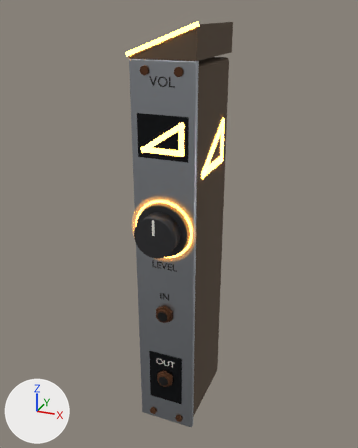
An edit to the Blender file assets-src/blender/modules/volume.blend, drawn before and after from the same camera.
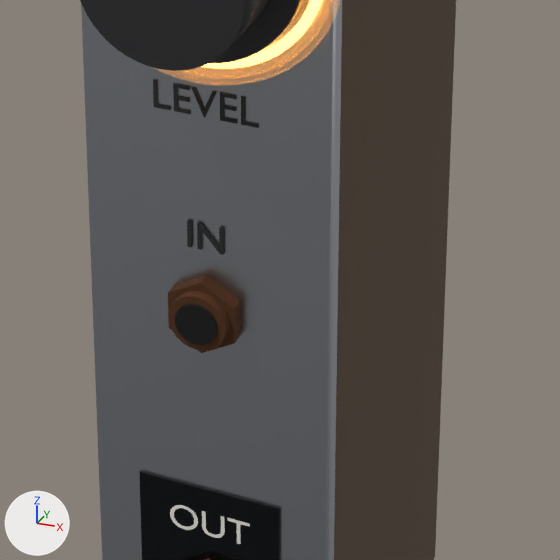
Each version is shown whole from a 50 mm camera at (0.585, -1.463, 1.409) aimed at (-0.007, -0.029, 0.741), then close up on the part from 33% to 69% of the width and 54% to 83% of the height. Arrows for +X, +Y and +Z are at lower left; the lights stay in place. The older version's two pictures come first.

Objects in the first close-up: 'Volume_Body', 'Volume_Bushing_in', 'Volume_Faceplate', 'Volume_GainLabel', 'Volume_Hole_in', 'Volume_InLabel', 'Volume_KnobCap', 'Volume_KnobSkirt', 'Volume_LevelRingHaloOuter', 'Volume_Nut_in', 'Volume_OutputPatch' and 1 more.
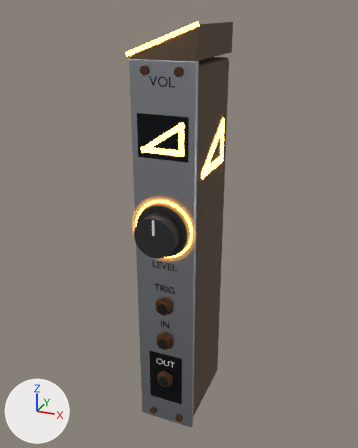
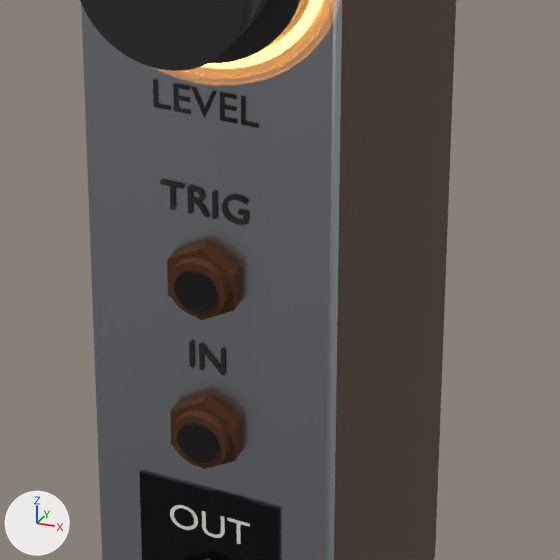
Boxes [x1, y1, x2, y2] around the edits, measured in the close-ups (560 x 560 px):
'Volume_Nut_in', moved
    before: [168, 275, 240, 353]
    after: [170, 394, 241, 469]
'Volume_Bushing_in', moved
    before: [168, 291, 229, 351]
    after: [171, 410, 231, 468]
'Volume_Hole_in', moved
    before: [175, 304, 218, 345]
    after: [177, 423, 219, 463]
'Volume_Nut_trig', added (brown)
    after: [167, 241, 240, 320]
'Volume_Bushing_trig', added (brown)
    after: [168, 257, 229, 318]
'Volume_Hole_trig', added (black)
    after: [174, 270, 217, 312]
'Volume_TrigLabel', added (black)
    after: [160, 180, 248, 225]
'Volume_InLabel', moved
    before: [187, 220, 224, 255]
    after: [189, 342, 225, 376]

What the commit changed:
Mesh me_volume_triglabeltext is new.
It has 832 vertices, 612 faces and spans x -0.0368..0.0351, y -0.0105..0.0133, z -0.0006..0.0006.
It uses material mat_volume_silkscreen (black #212121).
Object 'Volume_Nut_in' (ob_volume_nut_in) moves from (0.0, -0.176, 0.47) to (0.0, -0.176, 0.36).
Object 'Volume_Bushing_in' (ob_volume_bushing_in) moves from (0.0, -0.18, 0.47) to (0.0, -0.18, 0.36).
Object 'Volume_Hole_in' (ob_volume_hole_in) moves from (0.0, -0.181, 0.47) to (0.0, -0.181, 0.36).
Object 'Volume_InLabel' (ob_volume_inlabel) moves from (0.0, -0.172, 0.535) to (0.0, -0.172, 0.425).
Object 'Volume_TrigLabel' (ob_volume_triglabel) is new; it shows me_volume_triglabeltext.
Its parent is ob_volume_root.
Its location is (0.0, -0.172, 0.565).
Its rotation in degrees is (90, 0, 0).
Object 'Volume_Hole_trig' (ob_volume_hole_trig) is new; it shows a copy of the mesh of ob_volume_hole_in.
Its parent is ob_volume_root.
Its location is (0.0, -0.181, 0.5).
Its rotation in degrees is (90, 0, 0).
Object 'Volume_Bushing_trig' (ob_volume_bushing_trig) is new; it shows a copy of the mesh of ob_volume_bushing_in.
Its parent is ob_volume_root.
Its location is (0.0, -0.18, 0.5).
Its rotation in degrees is (90, 0, 0).
Object 'Volume_Nut_trig' (ob_volume_nut_trig) is new; it shows a copy of the mesh of ob_volume_nut_out.
Its parent is ob_volume_root.
Its location is (0.0, -0.176, 0.5).
Its rotation in degrees is (90, 0, 0).
